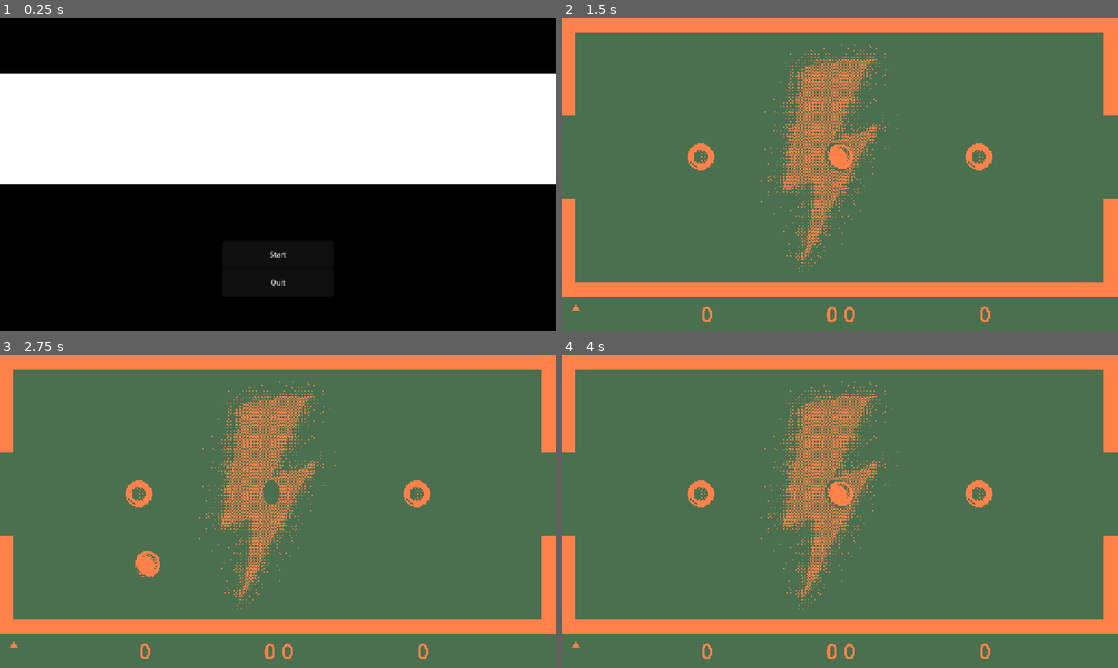
Above: before the commit, frames 1-4 (two rows, left to right).
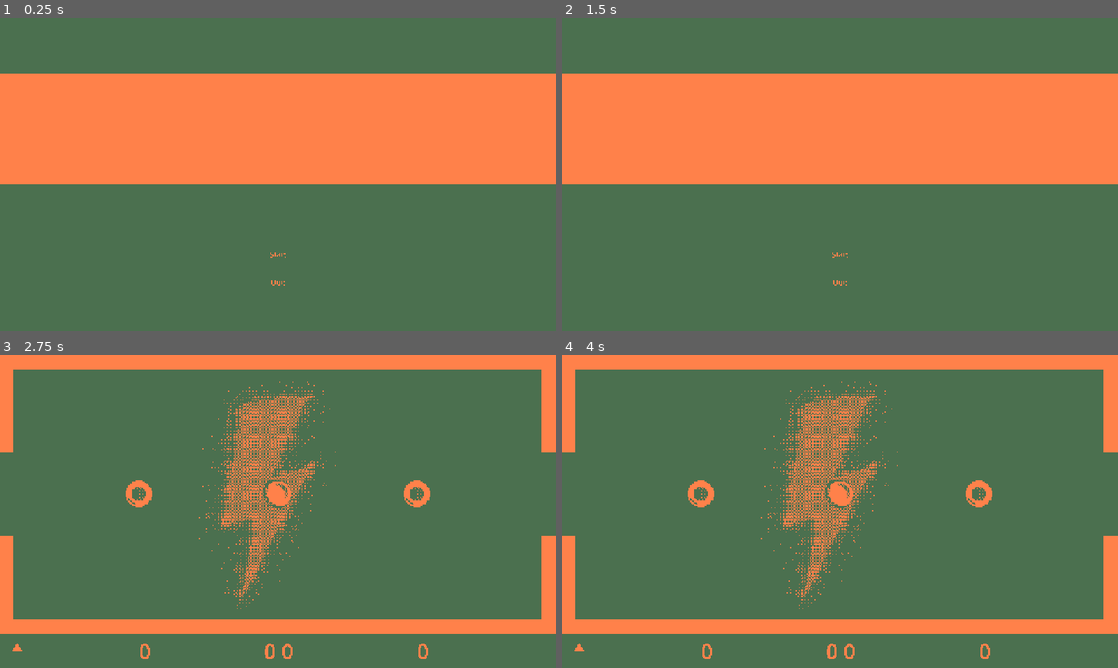
Above: after the commit, the same moments.

Repository: Kacpron123/Shockey
Game: Godot game, scene res://scenes/title.tscn
Same seed, same stepped clock (60 frames per second), same inputs: the game is played once before the commit and once after it. Before the commit the project starts from res://title.tscn. The engine's default icon, where the game draws it, is replaced by a stand-in: a white triangle on a blue panel in a dark square.
Inputs (mouse positions are in pixels of both pictures, inside the frame that each line leads up to; where the layout moved, square brackets give the same spot in the first picture):
- Up to frame 1 (0.25 s): no input
- Up to frame 2 (1.5 s): click "Start" at 0.5 s; click (584, 312) [578, 309] at 1.25 s
- Up to frame 3 (2.75 s): click (278, 592) at 2 s, where only the run after the commit has a clickable "Start"
- Up to frame 4 (4 s): tap Enter (ui_accept) at 2.75, 3.02, 3.5 s; move the mouse to (962, 495) at 2.77 s; tap R at 2.85 s; click (962, 495) at 2.92 s; drag from (728, 527) to (812, 574) at 3.52 s

The runs differ from the first frame. In frame 1, 100% of the frame differs, in the area x 0-100%, y 0-100%; in frame 2, 44%; in frame 3, 0.5%; in frame 4, less than 0.1%.

Commit message:
folder scenes & postprocess as scene

Diff:
--- a/project.godot
+++ b/project.godot
@@ -18,6 +18,10 @@
 run/main_scene="uid://ccq7ix01y42to"
 config/features=PackedStringArray("4.6", "GL Compatibility")
 config/icon="res://icon.svg"
+
+[autoload]
+
+Postprocess="*uid://bk7sg7u8qh4n4"
 
 [display]
 
--- a/main.tscn
+++ b/scenes/main.tscn
@@ -1,21 +1,20 @@
 [gd_scene format=3 uid="uid://cn5av5i15t5kb"]
 
-[ext_resource type="Script" uid="uid://5sylf6lgjttj" path="res://scripts/main.gd" id="1_ig7tw"]
-[ext_resource type="Script" uid="uid://bgl8vingbgj54" path="res://scripts/puck.gd" id="2_0xm2m"]
-[ext_resource type="Texture2D" uid="uid://b7cx6l1fng0fn" path="res://assets/center_0000_Layer-1.png" id="2_efxa6"]
-[ext_resource type="Script" uid="uid://b0yyd7pb2j3o0" path="res://scripts/goal.gd" id="4_ycdy4"]
-[ext_resource type="AudioStream" uid="uid://5ve70qvhg7io" path="res://assets/sfx/goal.wav" id="7_kek77"]
-[ext_resource type="Texture2D" uid="uid://ccr4vgv468cmj" path="res://assets/textures/paddle.png" id="7_w48qg"]
-[ext_resource type="AudioStream" uid="uid://88nlbnf5bfyl" path="res://assets/sfx/paddle.mp3" id="8_4c57u"]
-[ext_resource type="Script" uid="uid://cyge378eagif2" path="res://scripts/paddle.gd" id="9_2cqfq"]
-[ext_resource type="AudioStream" uid="uid://jaal5sahobve" path="res://assets/sfx/wall.mp3" id="9_efxa6"]
-[ext_resource type="Texture2D" uid="uid://bmiy22yskvhy6" path="res://icon.svg" id="10_4c57u"]
-[ext_resource type="Texture2D" uid="uid://bv0vcubj0d6w7" path="res://assets/textures/puck.png" id="10_vivmo"]
-[ext_resource type="Shader" uid="uid://cb7iqq8ntme8c" path="res://post_process.gdshader" id="13_w48qg"]
-[ext_resource type="Shader" uid="uid://ic86gxirw0sd" path="res://pulse.gdshader" id="13_ycdy4"]
+[ext_resource type="Script" uid="uid://5sylf6lgjttj" path="res://scripts/main.gd" id="1_eb6dy"]
+[ext_resource type="Shader" uid="uid://ic86gxirw0sd" path="res://pulse.gdshader" id="2_trceg"]
+[ext_resource type="Texture2D" uid="uid://b7cx6l1fng0fn" path="res://assets/center_0000_Layer-1.png" id="3_a8y0u"]
+[ext_resource type="Script" uid="uid://b0yyd7pb2j3o0" path="res://scripts/goal.gd" id="4_jkv2x"]
+[ext_resource type="Script" uid="uid://cyge378eagif2" path="res://scripts/paddle.gd" id="5_jbj1t"]
+[ext_resource type="Texture2D" uid="uid://ccr4vgv468cmj" path="res://assets/textures/paddle.png" id="6_muem4"]
+[ext_resource type="Script" uid="uid://bgl8vingbgj54" path="res://scripts/puck.gd" id="7_dp3eg"]
+[ext_resource type="Texture2D" uid="uid://bv0vcubj0d6w7" path="res://assets/textures/puck.png" id="8_0ld40"]
+[ext_resource type="Texture2D" uid="uid://bmiy22yskvhy6" path="res://icon.svg" id="9_gqmmt"]
+[ext_resource type="AudioStream" uid="uid://5ve70qvhg7io" path="res://assets/sfx/goal.wav" id="10_yc10j"]
+[ext_resource type="AudioStream" uid="uid://88nlbnf5bfyl" path="res://assets/sfx/paddle.mp3" id="11_jscy8"]
+[ext_resource type="AudioStream" uid="uid://jaal5sahobve" path="res://assets/sfx/wall.mp3" id="12_pm3ni"]
 
 [sub_resource type="ShaderMaterial" id="ShaderMaterial_ycdy4"]
-shader = ExtResource("13_ycdy4")
+shader = ExtResource("2_trceg")
 shader_parameter/pulse_color = Color(1, 1, 1, 1)
 shader_parameter/thickness = 0.26000001165148
 shader_parameter/effect_intensity = 0.6270000772825
@@ -63,19 +62,12 @@
 [sub_resource type="LabelSettings" id="LabelSettings_ig7tw"]
 font_size = 48
 
-[sub_resource type="ShaderMaterial" id="ShaderMaterial_vivmo"]
-shader = ExtResource("13_w48qg")
-shader_parameter/first_color = Color(1, 0.5058824, 0.2901961, 1)
-shader_parameter/second_color = Color(0.29518467, 0.44086185, 0.30973774, 1)
-
 [node name="Main" type="Node2D" unique_id=801075516]
-script = ExtResource("1_ig7tw")
+script = ExtResource("1_eb6dy")
 
 [node name="BG" type="ColorRect" parent="." unique_id=2083440593]
-offset_left = 24.0
-offset_top = 16.0
-offset_right = 1304.0
-offset_bottom = 736.0
+offset_right = 1280.0
+offset_bottom = 720.0
 color = Color(0.09411765, 0.078431375, 0.14509805, 1)
 
 [node name="TextureRect" type="TextureRect" parent="." unique_id=681116283]
@@ -257,12 +249,18 @@
 [node name="PuckSprite" type="Sprite2D" parent="Puck" unique_id=1961343238]
 texture_filter = 1
 scale = Vector2(2, 2)
-texture = ExtResource("10_vivmo")
+texture = ExtResource("8_0ld40")
 region_rect = Rect2(0, 0, 48, 48)
 
 [node name="UI" type="CanvasLayer" parent="." unique_id=1488076385]
 offset = Vector2(0, 640)
 transform = Transform2D(1, 0, 0, 1, 0, 640)
+
+[node name="BackButton" type="Button" parent="UI" unique_id=901169251]
+offset_right = 112.0
+offset_bottom = 80.0
+icon = ExtResource("9_gqmmt")
+expand_icon = true
 
 [node name="ScoreP1" type="Label" parent="UI" unique_id=596870175]
 offset_left = 608.0
@@ -312,33 +310,20 @@
 text = "Winner"
 label_settings = SubResource("LabelSettings_ig7tw")
 
-[node name="BackButton" type="Button" parent="UI" unique_id=490193906]
-offset_right = 88.0
-offset_bottom = 64.0
-icon = ExtResource("10_4c57u")
-expand_icon = true
-
 [node name="SFX" type="Node" parent="." unique_id=1258437257]
 
 [node name="GoalSound" type="AudioStreamPlayer" parent="SFX" unique_id=928897807]
-stream = ExtResource("7_kek77")
+stream = ExtResource("10_yc10j")
 
 [node name="HitSound" type="AudioStreamPlayer" parent="SFX" unique_id=937245448]
-stream = ExtResource("8_4c57u")
+stream = ExtResource("11_jscy8")
 
 [node name="WallSound" type="AudioStreamPlayer" parent="SFX" unique_id=922033733]
-stream = ExtResource("9_efxa6")
+stream = ExtResource("12_pm3ni")
 
 [node name="ResetTimer" type="Timer" parent="." unique_id=1607986310]
 wait_time = 1.2
 one_shot = true
 
-[node name="CanvasLayer" type="CanvasLayer" parent="." unique_id=662887484]
-
-[node name="ColorRect" type="ColorRect" parent="CanvasLayer" unique_id=453087769]
-material = SubResource("ShaderMaterial_vivmo")
-offset_right = 1280.0
-offset_bottom = 720.0
-
 [connection signal="body_entered" from="Puck" to="Puck" method="_on_body_entered"]
 [connection signal="pressed" from="UI/BackButton" to="." method="_on_back_button_pressed"]
--- /dev/null
+++ b/scenes/postprocess.tscn
@@ -0,0 +1,22 @@
+[gd_scene format=3 uid="uid://bk7sg7u8qh4n4"]
+
+[ext_resource type="Shader" uid="uid://cb7iqq8ntme8c" path="res://post_process.gdshader" id="1_kbw42"]
+
+[sub_resource type="ShaderMaterial" id="ShaderMaterial_6xt38"]
+shader = ExtResource("1_kbw42")
+shader_parameter/first_color = Color(1, 0.5058824, 0.2901961, 1)
+shader_parameter/second_color = Color(0.29518467, 0.44086185, 0.30973774, 1)
+
+[node name="Node2D" type="Node2D" unique_id=2109971418]
+z_index = 100
+
+[node name="CanvasLayer" type="CanvasLayer" parent="." unique_id=1430844723]
+layer = 100
+
+[node name="ColorRect" type="ColorRect" parent="CanvasLayer" unique_id=1514073470]
+top_level = true
+material = SubResource("ShaderMaterial_6xt38")
+offset_right = 1280.0
+offset_bottom = 720.0
+mouse_filter = 2
+metadata/_edit_use_anchors_ = true
--- a/scripts/main.gd
+++ b/scripts/main.gd
@@ -84,7 +84,7 @@
 		get_tree().reload_current_scene()
 
 	if event.is_action_pressed("ui_cancel"):
-		get_tree().change_scene_to_file("res://title.tscn")
+		get_tree().change_scene_to_file("res://scenes/title.tscn")
 
 func _process(delta: float) -> void:
 	# use sprite score and charge bar
@@ -95,4 +95,4 @@
 
 
 func _on_back_button_pressed() -> void:
-	get_tree().change_scene_to_file("res://title.tscn")
+	get_tree().change_scene_to_file("res://scenes/title.tscn")
--- a/scripts/title.gd
+++ b/scripts/title.gd
@@ -9,7 +9,7 @@
 
 func _start_button_pressed() -> void:
 	# play scene change animation
-	get_tree().change_scene_to_file("res://main.tscn")
+	get_tree().change_scene_to_file("res://scenes/main.tscn")
 
 func _quit_button_pressed() -> void:
 	get_tree().quit()
Not shown: 8 places in scenes/main.tscn that only renumber resources
Not shown: 1 places in scenes/title.tscn that only renumber resources
